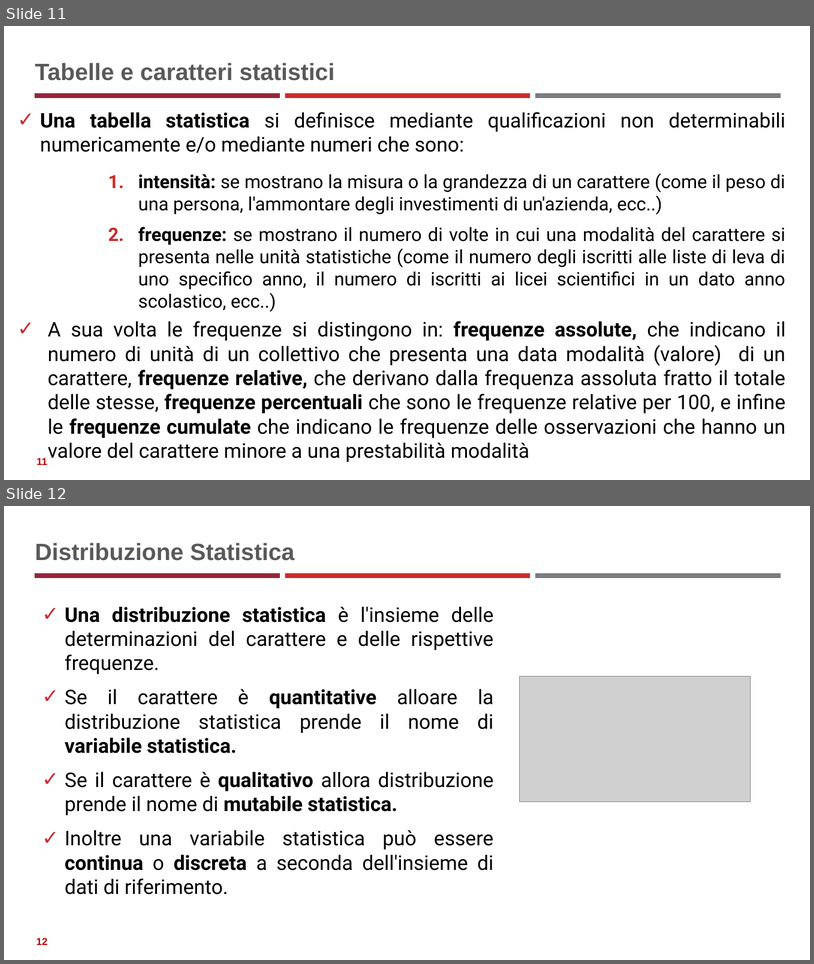
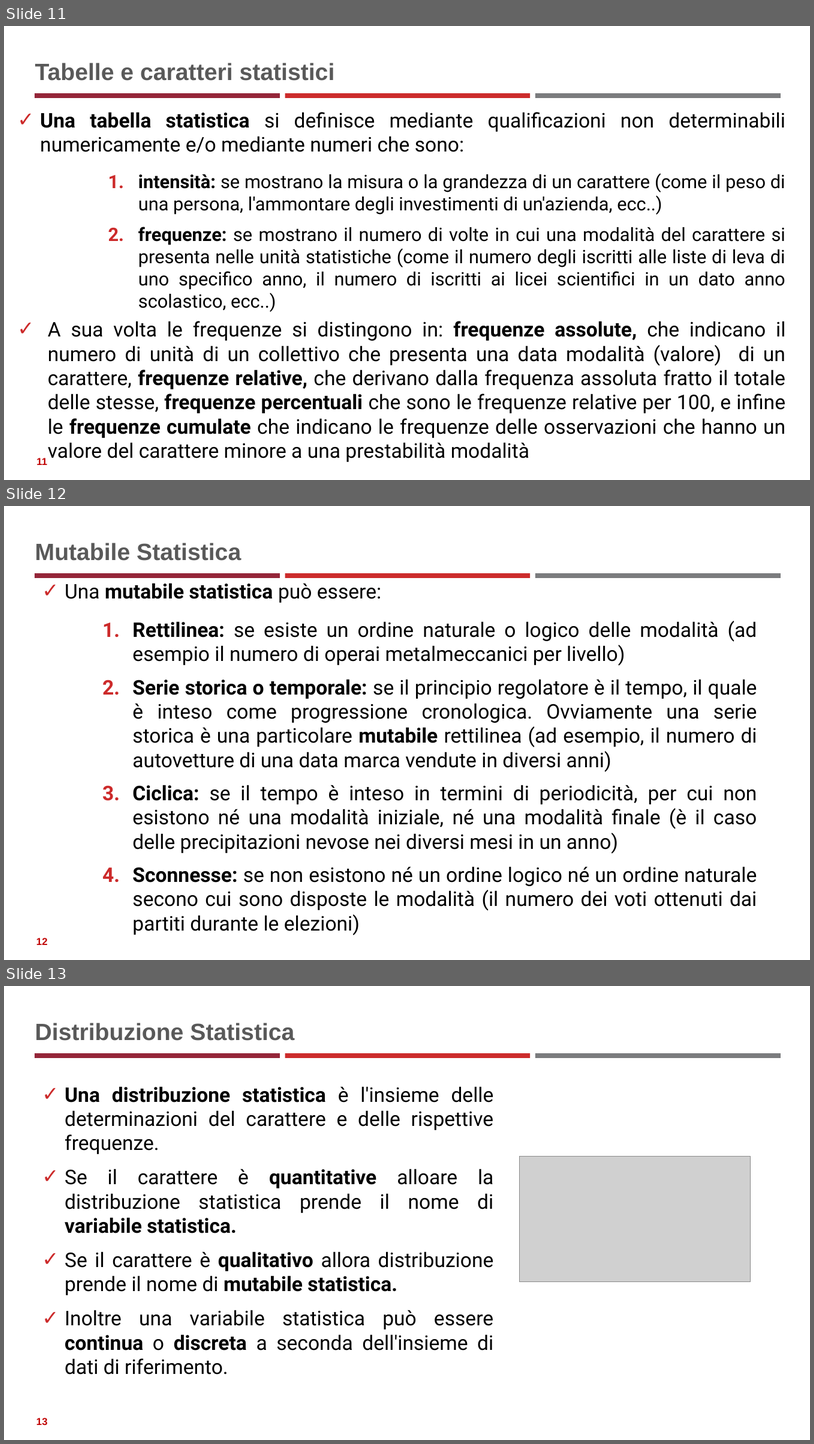
Before and after one commit to neural1977/data_science_interview_material, a slide deck: Statistics_ita.pptx. Shown one above the other, each under a label of ours: slides 11 and 12 before the commit, slides 11, 12 and 13 after it. The pictures are 814x964 and 814x1444 pixels, drawn with LibreOffice and Linux fonts; fonts in the diff are those of the drawing; grey boxes stand for pictures. Boxes give left, top, right and bottom in pixels: in the first picture for what was removed or moved away, otherwise in the second. Text is boxed around its words. In the diff, an @@ line names an element or a change of style, - is before the commit and + after.

```diff
--- a/Statistics_ita.pptx
+++ b/Statistics_ita.pptx
@@ slide 12 added at (4, 506, 810, 960), background #FFFFFF; not listed: 3 template elements that a slide beside it also shows @@
@@ title added at (35, 543, 241, 561), 28 pt, text #595959, bold @@
+Mutabile Statistica
@@ text added at (65, 583, 758, 935), 24 pt, text #000000 @@
+✓ Una mutabile statistica può essere:
+    1. Rettilinea: se esiste un ordine naturale o logico delle modalità (ad esempio il numero di operai metalmeccanici per livello)
+    2. Serie storica o temporale: se il principio regolatore è il tempo, il quale è inteso come progressione cronologica. Ovviamente una serie storica è una particolare mutabile rettilinea (ad esempio, il numero di autovetture di una data marca vendute in diversi anni)
+    3. Ciclica: se il tempo è inteso in termini di periodicità, per cui non esistono né una modalità iniziale, né una modalità finale (è il caso delle precipitazioni nevose nei diversi mesi in un anno)
+    4. Sconnesse: se non esistono né un ordine logico né un ordine naturale secono cui sono disposte le modalità (il numero dei voti ottenuti dai partiti durante le elezioni)
@@ page number added at (36, 937, 48, 945), 12 pt, text #C00000, bold @@
+12
@@ what was slide 12 is now slide 13 @@
@@ page number at (36, 1417, 48, 1425): text changed @@
-12
+13
```
Also in this commit, not shown: 7 other slides added, 1 other file.
